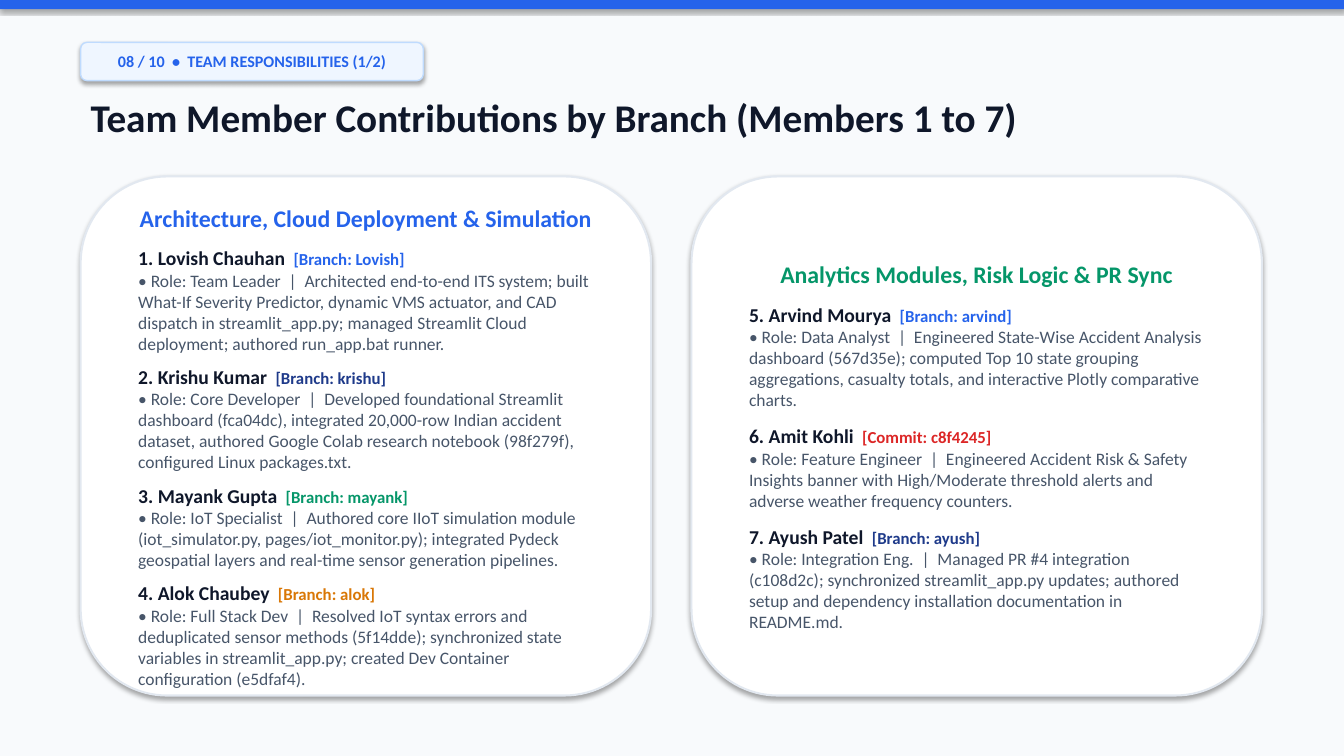
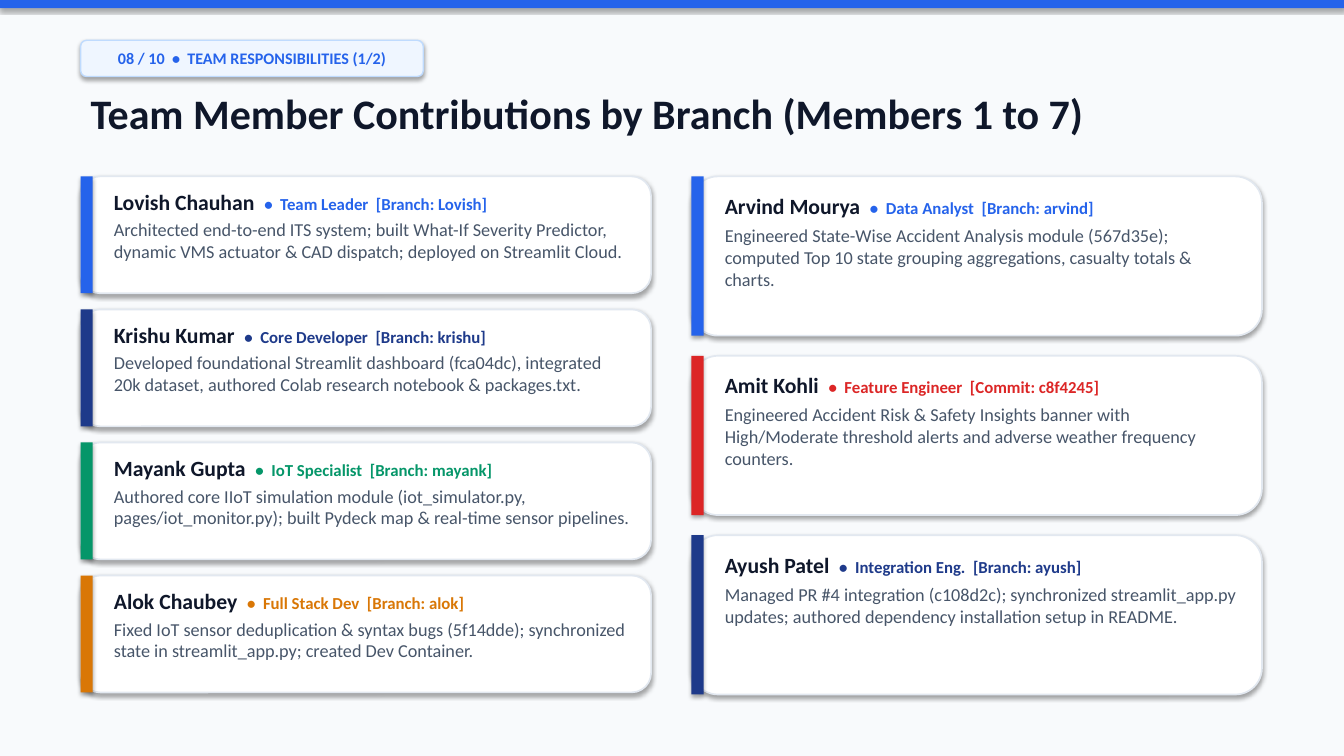
Before and after one commit to igris-bit/Road-Accident-Pattern-Analysis, a slide deck: slide 8 of docs/presentation/Road_Accident_Pattern_Analysis_Presentation.pptx. Drawn at 1344x756 pixels with LibreOffice and Linux fonts; fonts in the diff are those of the drawing. Boxes give left, top, right and bottom in pixels: in the first picture for what was removed or moved away, otherwise in the second. Text is boxed around its words. In the diff, an @@ line names an element or a change of style, - is before the commit and + after.

Commit message:
Refine PPT layout with modular member cards, increased font sizes, and top-aligned concise text

```diff
--- a/docs/presentation/Road_Accident_Pattern_Analysis_Presentation.pptx
+++ b/docs/presentation/Road_Accident_Pattern_Analysis_Presentation.pptx
@@ rounded rectangle "08 / 10 • TEAM ...": place and size @@
-rounded rectangle "08 / 10 • TEAM ..." at (81,42,423,81)
+rounded rectangle "08 / 10 • TEAM ..." at (81,40,423,77)
@@ text "Team Member Contributions by Branch ..." at (91,98,1083,136): size 28 to 30 pt @@
@@ rounded rectangle: place and size @@
-rounded rectangle at (81,176,651,696)
+rounded rectangle at (81,176,651,293)
@@ rounded rectangle at (81,176,651,293): outline #E2E8F0 1.5 pt to #E2E8F0 1.2 pt @@
@@ rectangle added at (81,176,93,293), fill #2563EB @@
@@ rounded rectangle removed at (692,176,1262,696) @@
-Analytics Modules, Risk Logic & PR Sync
-5. Arvind Mourya [Branch: arvind]
-• Role: Data Analyst | Engineered State-Wise Accident Analysis dashboard (567d35e); computed Top 10 state grouping aggregations, casualty totals, and interactive Plotly comparative charts.
-6. Amit Kohli [Commit: c8f4245]
-• Role: Feature Engineer | Engineered Accident Risk & Safety Insights banner with High/Moderate threshold alerts and adverse weather frequency counters.
-7. Ayush Patel [Branch: ayush]
-• Role: Integration Eng. | Managed PR #4 integration (c108d2c); synchronized streamlit_app.py updates; authored setup and dependency installation documentation in README.md.
@@ rounded rectangle added at (692,176,1262,336), fill #FFFFFF, outline #E2E8F0 1.2 pt @@
@@ rectangle added at (692,176,704,336), fill #2563EB @@
@@ text added at (114,194,622,261), 13 pt, text #475569 @@
+Lovish Chauhan • Team Leader [Branch: Lovish]
+Architected end-to-end ITS system; built What-If Severity Predictor, dynamic VMS actuator & CAD dispatch; deployed on Streamlit Cloud.
@@ text added at (725,198,1175,286), 13 pt, text #475569 @@
+Arvind Mourya • Data Analyst [Branch: arvind]
+Engineered State-Wise Accident Analysis module (567d35e); computed Top 10 state grouping aggregations, casualty totals & charts.
@@ text in rounded rectangle at (138,210,591,688): text removed @@
-Architecture, Cloud Deployment & Simulation
-1. Lovish Chauhan [Branch: Lovish]
-• Role: Team Leader | Architected end-to-end ITS system; built What-If Severity Predictor, dynamic VMS actuator, and CAD dispatch in streamlit_app.py; managed Streamlit Cloud deployment; authored run_app.bat runner.
-2. Krishu Kumar [Branch: krishu]
-• Role: Core Developer | Developed foundational Streamlit dashboard (fca04dc), integrated 20,000-row Indian accident dataset, authored Google Colab research notebook (98f279f), configured Linux packages.txt.
-3. Mayank Gupta [Branch: mayank]
-• Role: IoT Specialist | Authored core IIoT simulation module (iot_simulator.py, pages/iot_monitor.py); integrated Pydeck geospatial layers and real-time sensor generation pipelines.
-4. Alok Chaubey [Branch: alok]
-• Role: Full Stack Dev | Resolved IoT syntax errors and deduplicated sensor methods (5f14dde); synchronized state variables in streamlit_app.py; created Dev Container configuration (e5dfaf4).
@@ rounded rectangle added at (81,310,651,426), fill #FFFFFF, outline #E2E8F0 1.2 pt @@
@@ rectangle added at (81,310,93,426), fill #1E3A8A @@
@@ text added at (114,327,601,394), 13 pt, text #475569 @@
+Krishu Kumar • Core Developer [Branch: krishu]
+Developed foundational Streamlit dashboard (fca04dc), integrated 20k dataset, authored Colab research notebook & packages.txt.
@@ rounded rectangle added at (692,356,1262,515), fill #FFFFFF, outline #E2E8F0 1.2 pt @@
@@ rectangle added at (692,356,704,515), fill #DC2626 @@
@@ text added at (725,377,1196,465), 13 pt, text #475569 @@
+Amit Kohli • Feature Engineer [Commit: c8f4245]
+Engineered Accident Risk & Safety Insights banner with High/Moderate threshold alerts and adverse weather frequency counters.
@@ rounded rectangle added at (81,443,651,560), fill #FFFFFF, outline #E2E8F0 1.2 pt @@
@@ rectangle added at (81,443,93,560), fill #059669 @@
@@ text added at (114,460,629,527), 13 pt, text #475569 @@
+Mayank Gupta • IoT Specialist [Branch: mayank]
+Authored core IIoT simulation module (iot_simulator.py, pages/iot_monitor.py); built Pydeck map & real-time sensor pipelines.
@@ rounded rectangle added at (692,535,1262,695), fill #FFFFFF, outline #E2E8F0 1.2 pt @@
@@ rectangle added at (692,535,704,695), fill #1E3A8A @@
@@ text added at (725,557,1236,626), 13 pt, text #475569 @@
+Ayush Patel • Integration Eng. [Branch: ayush]
+Managed PR #4 integration (c108d2c); synchronized streamlit_app.py updates; authored dependency installation setup in README.
@@ rounded rectangle added at (81,576,651,693), fill #FFFFFF, outline #E2E8F0 1.2 pt @@
@@ rectangle added at (81,576,93,693), fill #D97706 @@
@@ text added at (114,593,625,660), 13 pt, text #475569 @@
+Alok Chaubey • Full Stack Dev [Branch: alok]
+Fixed IoT sensor deduplication & syntax bugs (5f14dde); synchronized state in streamlit_app.py; created Dev Container.
```
Also in this commit, not shown: 9 other slides changed.
